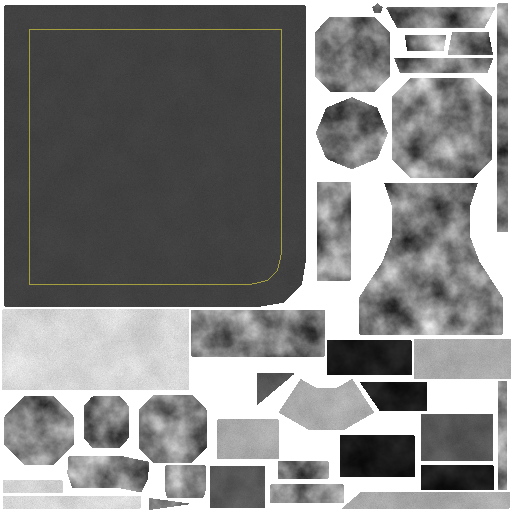
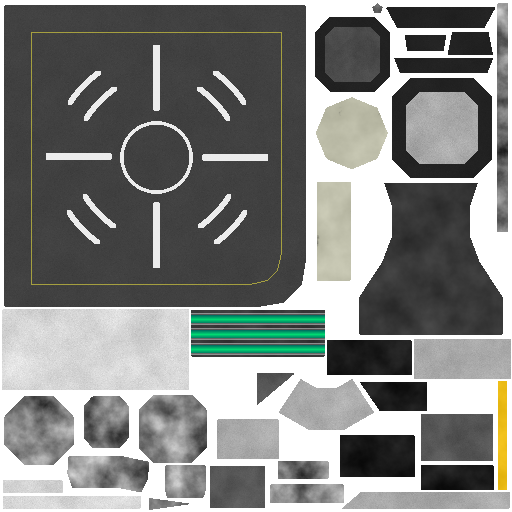
Layers edited between the first and the second 512 x 512 image:
moved "Teamcolor Foundation" above "Tex1 Decals3", painted on it over [315, 7, 495, 357]
added layer "Tex1 Decals2" above "Tex1 Decals" over [67, 71, 247, 244]
painted on "Tex1 Decals" over [29, 29, 325, 355]
painted on "Tex1 Layer" over [191, 7, 503, 357]
painted on "Tex1 Clouds" over [498, 381, 507, 490]
